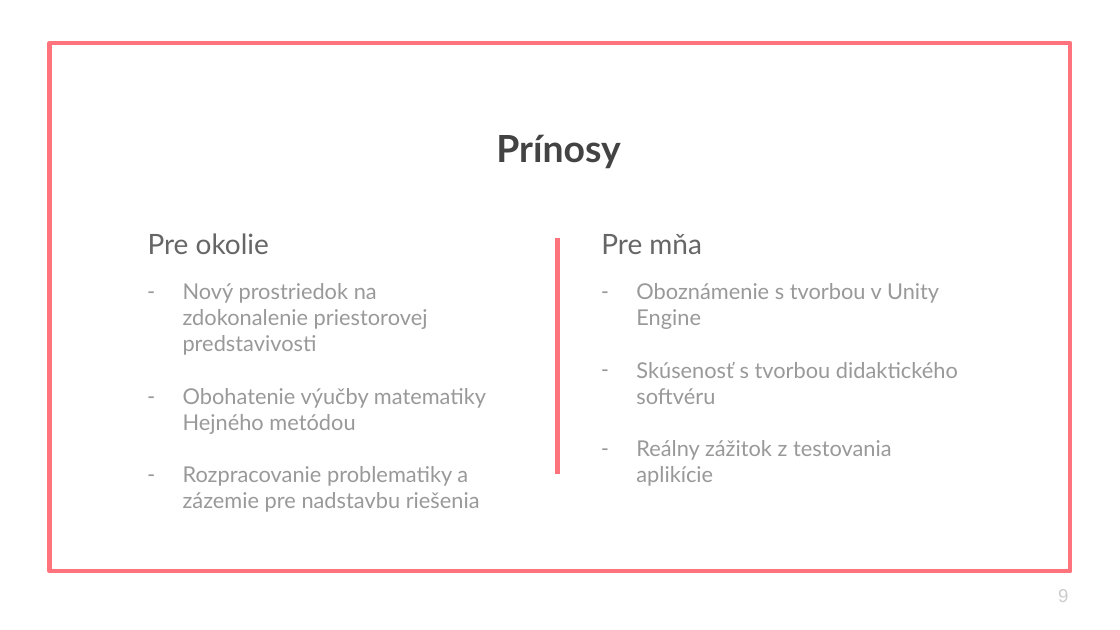
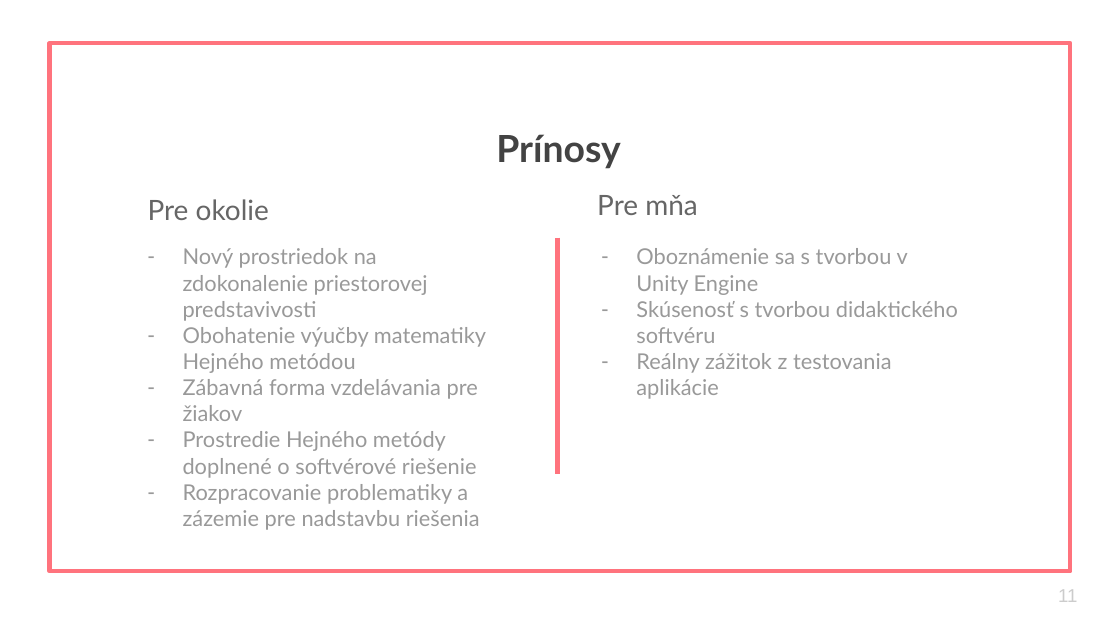
Before and after one commit to janaoravcova/Bachelor-thesis, a slide deck: slide 11 of Obhajoba.pptx (slide 9 before the commit). Drawn at 1120x630 pixels with LibreOffice and Linux fonts; fonts in the diff are those of the drawing. Boxes give left, top, right and bottom in pixels: in the first picture for what was removed or moved away, otherwise in the second. Text is boxed around its words. In the diff, an @@ line names an element or a change of style, - is before the commit and + after.

```diff
--- a/Obhajoba.pptx
+++ b/Obhajoba.pptx
@@ title "Pre mňa": place and size @@
-title "Pre mňa" at [601, 234, 702, 254]
+title "Pre mňa" at [597, 195, 698, 215]
@@ 2 subtitles, 1 title: place and size @@
-2 subtitles, 1 title at [148, 233, 958, 512]
+2 subtitles, 1 title at [148, 199, 958, 530]
@@ subtitle at [636, 248, 908, 295]: text changed @@
-– Oboznámenie s tvorbou v Unity Engine
+– Oboznámenie sa s tvorbou v Unity Engine
@@ subtitle at [636, 353, 892, 399]: text changed @@
-– Reálny zážitok z testovania aplikície
+– Reálny zážitok z testovania aplikácie
@@ subtitle at [183, 379, 478, 478]: paragraphs added @@
+– Zábavná forma vzdelávania pre žiakov
+– Prostredie Hejného metódy doplnené o softvérové riešenie
@@ page number at [1058, 589, 1077, 602]: text changed @@
-9
+11
```
Also in this commit, not shown: 2 other slides changed, 2 slides added.
